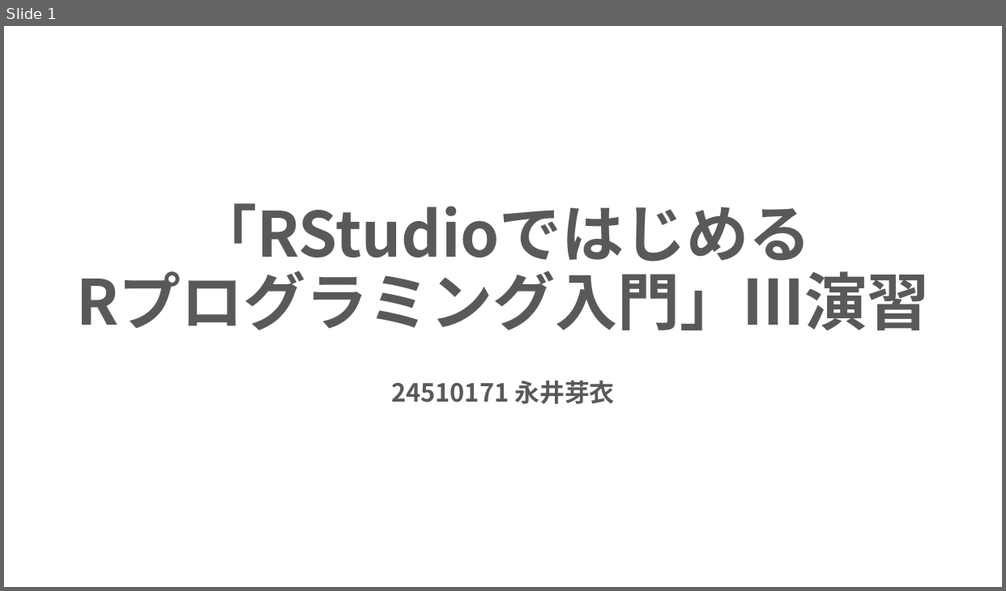
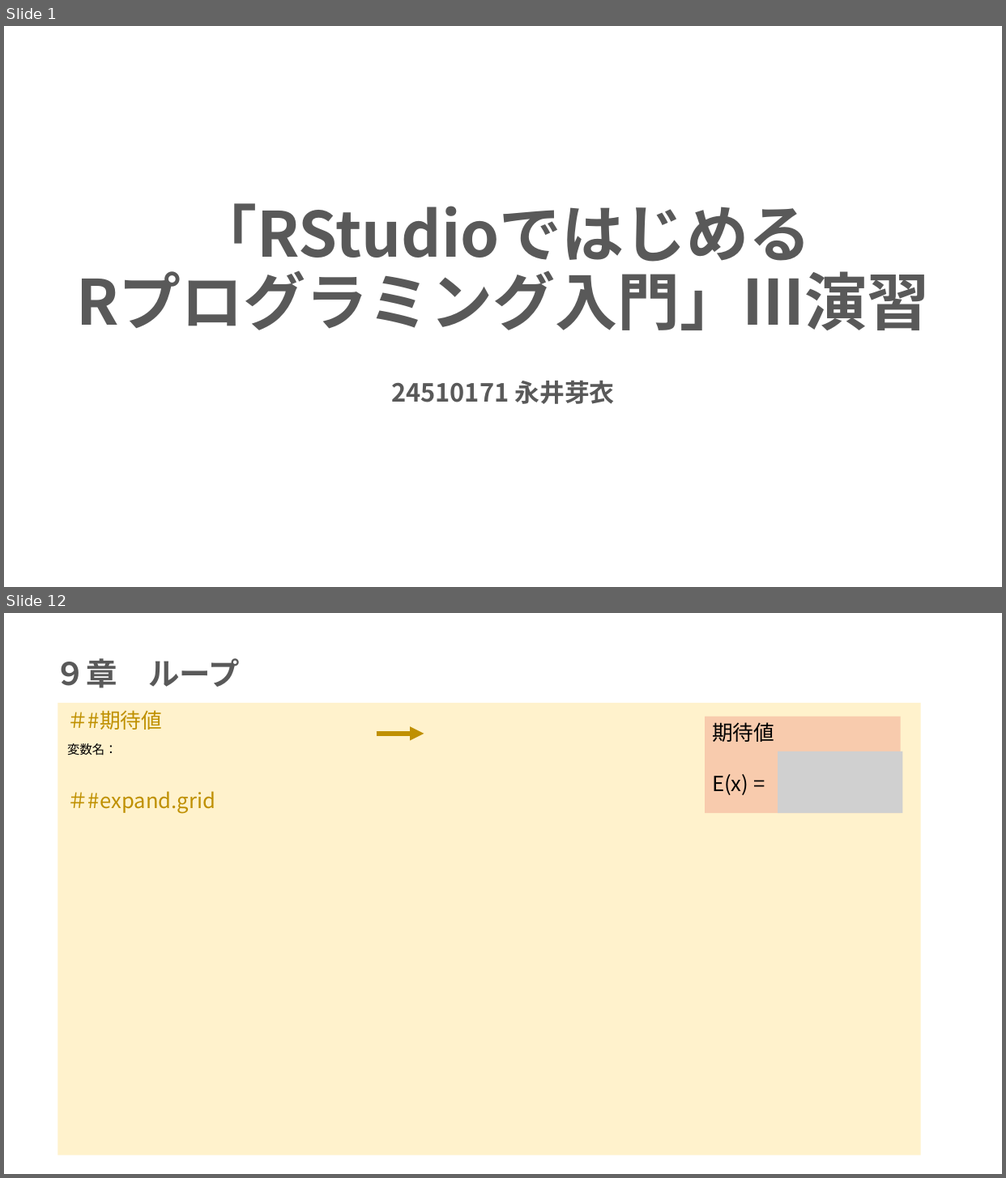
Before and after one commit to mei-517/r-practice-part3, a slide deck: 永井芽衣_Rpart3.pptx. Shown one above the other, each under a label of ours: slide 1 before the commit, slides 1 and 12 after it; the slides between them are not shown. The pictures are 1006x591 and 1006x1178 pixels, drawn with LibreOffice and Linux fonts; fonts in the diff are those of the drawing; grey boxes stand for pictures. Boxes give left, top, right and bottom in pixels: in the first picture for what was removed or moved away, otherwise in the second. Text is boxed around its words. In the diff, an @@ line names an element or a change of style, - is before the commit and + after.

```diff
--- a/永井芽衣_Rpart3.pptx
+++ b/永井芽衣_Rpart3.pptx
@@ slide 12 added at [4,613,1002,1174], background #FFFFFF @@
@@ title added at [55,658,240,688], 30 pt, text #595959, bold @@
+９章 ループ
@@ rectangle added at [58,703,921,1156], fill #FFF2CC @@
@@ subtitle added at [67,710,215,814], 20 pt, text #BF9000 @@
+＃#期待値
+変数名：
+＃#expand.grid
@@ arrow added from (376, 734) to (424, 734), #BF9000 4.5 pt @@
@@ rectangle added at [705,717,901,813], fill #F8CBAD, 20 pt, text #000000 @@
+期待値
+E(x) =
@@ picture added at [778,752,903,814] @@
```
Also in this commit, not shown: 4 slides changed, 13 other slides added, 1 other file.
